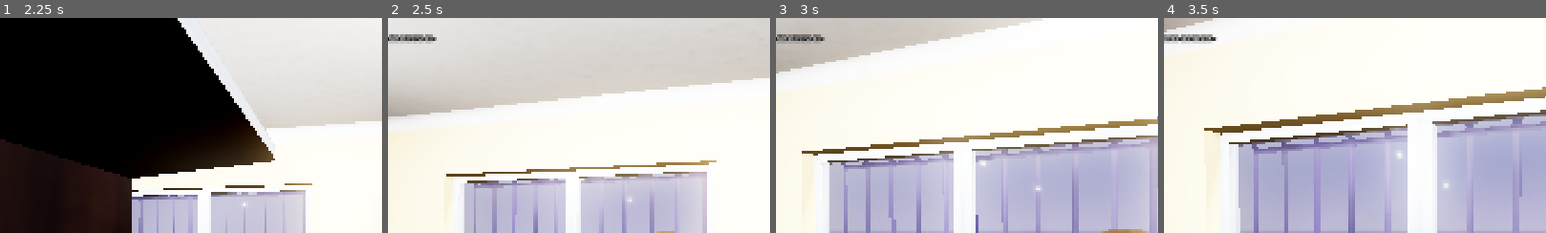
Above: before the commit, frames 1-4 (left to right).
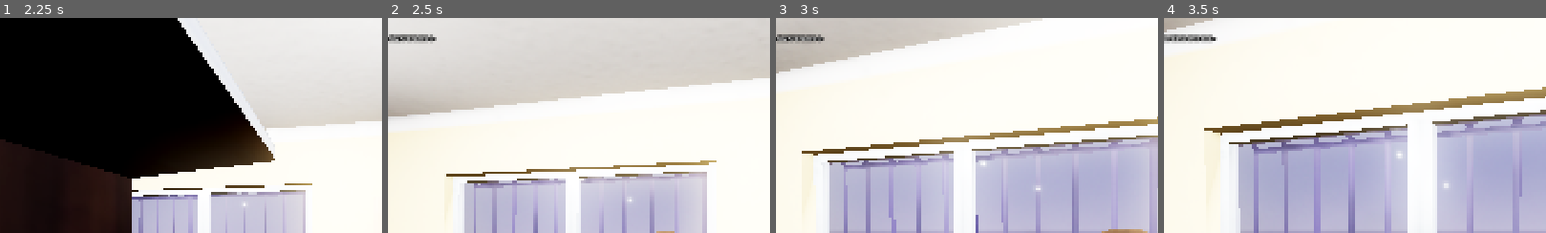
Above: after the commit, the same moments.

Repository: takanazwa5/ProjektMonopolowy
Game: Godot game, scene res://scenes/game/game.tscn
Two runs of this game, one before a commit and one after it. Both use one fixed random seed, a clock stepped at 60 frames per second and the inputs below.
Inputs (mouse positions are % of the whole screen's width and height, from its top left):
- Up to frame 1 (2.25 s): tap Enter at 0.5 s; move the mouse to (55, 50) at 0.52 s; hold Ctrl (crouch) 0.53-1.28 s; hold W (walk_forward) from 0.53 s (still down); click (55, 50) at 0.67 s; move the mouse to (45, 50) at 1.27 s; tap G (drop_item) at 1.35 s; move the mouse to (52, 48) at 2.02 s; hold E (interact) from 2.03 s (still down)
- Up to frame 2 (2.5 s): keep holding W (walk_forward); keep holding E (interact)
- Up to frame 3 (3 s): keep holding W (walk_forward); move the mouse to (49, 52) at 2.77 s; release E (interact) at 2.78 s; tap Ctrl (crouch) at 2.85 s; click (49, 52) at 2.92 s
- Up to frame 4 (3.5 s): keep holding W (walk_forward)
The pictures show only the part of the screen within x 14-64%, y 0-50%; the shares and areas given below are measured in that part.

Frame 1 is identical in both runs. In frame 2, 0.1% of the frame differs, in the area x 2-11%, y 7-12%; in frame 3, 0.1%; in frame 4, 0.1%.

Commit message:
Remove Basia-specific script and use shared NPC script
Deleted the Basia-specific script and its UID, updating the Basia scene to reference the shared NPC script instead. This change centralizes NPC logic and reduces code duplication.

Diff:
--- a/features/npc/Basia/basia.gd
+++ /dev/null
@@ -1,12 +0,0 @@
-class_name Basia extends NPC
-
-
-func _unhandled_input(_event: InputEvent) -> void:
-
-	if Input.is_key_pressed(KEY_KP_1):
-
-		navigate_to_node(Level.fridge)
-
-	elif Input.is_key_pressed(KEY_KP_2):
-
-		navigate_to_node(Level.counter)
--- a/features/npc/Basia/basia.tscn
+++ b/features/npc/Basia/basia.tscn
@@ -1,7 +1,7 @@
 [gd_scene load_steps=20 format=3 uid="uid://civlo6dh6d0kf"]
 
 [ext_resource type="PackedScene" uid="uid://b6mt6074im8pm" path="res://features/npc/Basia/meshes/character_basia.glb" id="1_al82x"]
-[ext_resource type="Script" uid="uid://c5kk2k4hhiecr" path="res://features/npc/Basia/basia.gd" id="1_nb0pl"]
+[ext_resource type="Script" uid="uid://ck2xha2c0x33n" path="res://features/npc/shared/npc.gd" id="1_qlnrj"]
 [ext_resource type="AnimationLibrary" uid="uid://bdh170ip7kmc8" path="res://features/npc/shared/Rig.glb" id="2_0suly"]
 [ext_resource type="Script" uid="uid://de1lalif7l760" path="res://features/state_machine/state_machine.gd" id="4_atgwo"]
 [ext_resource type="Script" uid="uid://dwi10emqduq6r" path="res://features/npc/shared/states/entering_store_state.gd" id="5_fyrb5"]
@@ -56,7 +56,7 @@
 collision_layer = 8
 axis_lock_angular_x = true
 axis_lock_angular_z = true
-script = ExtResource("1_nb0pl")
+script = ExtResource("1_qlnrj")
 
 [node name="character_basia" parent="." instance=ExtResource("1_al82x")]
 
Not shown, removed: features/npc/Basia/basia.gd.uid
